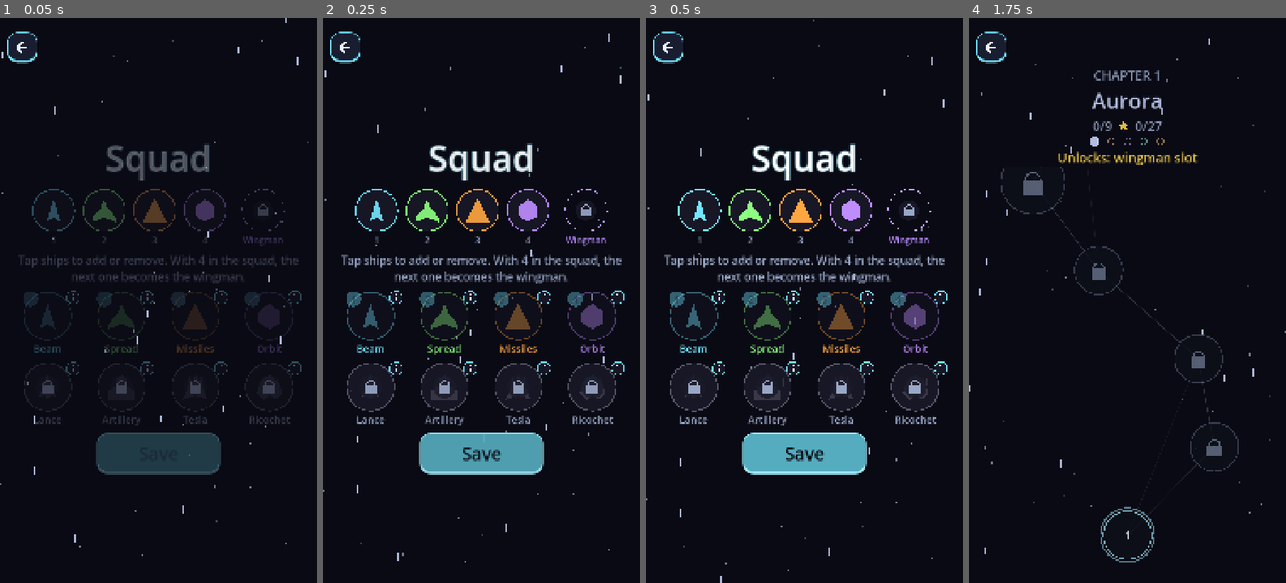
Above: before the commit, frames 1-4 (left to right).
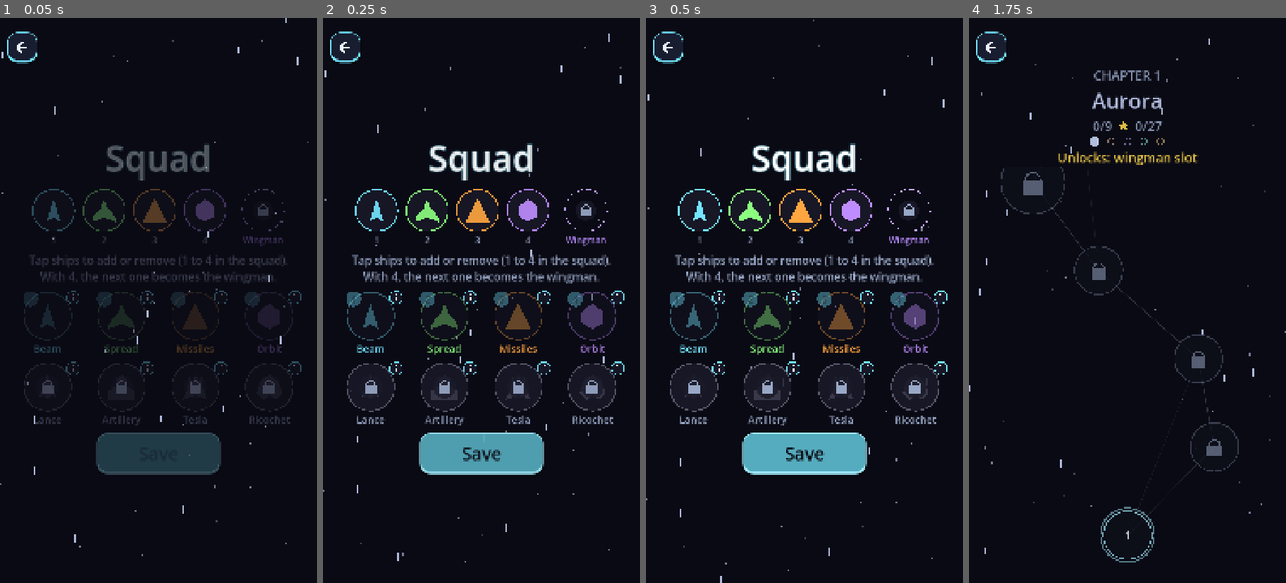
Above: after the commit, the same moments.

Repository: GDPonsoni/Nucleon-Squad-3D
Game: Godot game, scene res://scenes/squad.tscn
Same seed, same stepped clock (60 frames per second), same inputs: the game is played once before the commit and once after it. This scene is started directly instead of the project's main scene.
Inputs:
- Up to frame 1 (0.05 s): no input
- Up to frame 2 (0.25 s): no input
- Up to frame 3 (0.5 s): no input
- Up to frame 4 (1.75 s): click "Save" at 0.5 s; click "Play" at 1.25 s

The runs differ from the first frame. In frame 1, 0.8% of the frame differs, in the area x 5-95%, y 41-47%; in frame 2, 1.7%; in frame 3, 1.7%; in frame 4, nothing differs.

Commit message:
feat(player): esquadrão aceita de 1 a 4 naves
Co-Authored-By: Claude Sonnet 5.5 <noreply@anthropic.com>

Diff:
--- a/data/i18n/strings.csv
+++ b/data/i18n/strings.csv
@@ -49,7 +49,7 @@
 SHIP_ARTILLERY_DESC,Shells that explode in an area. Special: bombardment.,Projéteis que explodem em área. Especial: bombardeio.,Proyectiles que explotan en área. Especial: bombardeo.
 MENU_SQUAD,Squad,Esquadrão,Escuadrón
 SQUAD_TITLE,Squad,Esquadrão,Escuadrón
-SQUAD_HINT,"Tap ships to add or remove. With 4 in the squad, the next one becomes the wingman.","Toque nas naves para pôr ou tirar. Com 4 no esquadrão, a próxima vira a auxiliar.","Toca las naves para poner o quitar. Con 4 en el escuadrón, la siguiente será la auxiliar."
+SQUAD_HINT,"Tap ships to add or remove (1 to 4 in the squad). With 4, the next one becomes the wingman.","Toque nas naves para pôr ou tirar (de 1 a 4 no esquadrão). Com 4, a próxima vira a auxiliar.","Toca las naves para poner o quitar (de 1 a 4 en el escuadrón). Con 4, la siguiente será la auxiliar."
 SQUAD_SAVE,Save,Salvar,Guardar
 PLANET_4_NAME,Singularity,Singularidade,Singularidad
 BOSS_4_NAME,Hydra,Hidra,Hidra
--- a/scripts/core/save_game.gd
+++ b/scripts/core/save_game.gd
@@ -93,8 +93,8 @@
 	return record
 
 
-## Esquadrão escolhido na tela de esquadrão; sem escolha válida (ou com nave
-## bloqueada), o esquadrão inicial.
+## Esquadrão escolhido na tela de esquadrão (de 1 até Params.squad_size naves); sem escolha
+## válida (ou com nave bloqueada), o esquadrão inicial.
 func squad_formation() -> FormationData:
 	var roster := load(Params.roster_path) as FormationData
 	var formation := FormationData.new()
@@ -102,7 +102,7 @@
 		for body in roster.bodies:
 			if String(body.id) == id and is_ship_unlocked(body):
 				formation.bodies.append(body)
-	if formation.bodies.size() != Params.squad_size:
+	if formation.bodies.is_empty() or formation.bodies.size() > Params.squad_size:
 		return load(Params.formation_path) as FormationData
 	return formation
 
@@ -110,7 +110,8 @@
 func set_squad(bodies: Array[BodyData]) -> void:
 	squad = PackedStringArray()
 	for body in bodies:
-		squad.append(String(body.id))
+		if body != null:  # vagas livres ficam de fora; a ordem das escolhidas se mantém
+			squad.append(String(body.id))
 	save()
 
 
--- a/scripts/ui/squad_screen.gd
+++ b/scripts/ui/squad_screen.gd
@@ -342,7 +342,8 @@
 		_cell_icons[i].number = slot + 1 if slot >= 0 else 0
 		_cell_icons[i].auxiliary = slot == AUX_SLOT
 		_cell_icons[i].self_modulate.a = Params.squad_chosen_alpha if slot != OUTSIDE else 1.0
-	_save_button.disabled = _chosen.has(null)
+	# Basta 1 nave no esquadrão (as outras vagas podem ficar livres)
+	_save_button.disabled = _chosen.count(null) == _chosen.size()
 
 
 func _on_save_pressed() -> void:
--- a/tests/test_suite.gd
+++ b/tests/test_suite.gd
@@ -483,3 +483,17 @@
 	check(tuned.phases.back().hp_ratio == Params.balance.boss_enrage_ratio, "fúria na fração configurada")
 	check(not tuned.phases.back().special_moment, "fúria não rearma o momento de especial")
 	check(tuned.phases.back().attacks[0].interval <= data.phases.back().attacks[0].interval, "ataques da fúria não ficam mais lentos")
+
+
+## Esquadrão de 1 a 4 naves: salva só as escolhidas (sem vagas livres) e rejeita 0.
+func test_flexible_squad() -> void:
+	var save: Node = _fresh_save()
+	var roster := load(Params.roster_path) as FormationData
+	save.set_squad([null, roster.bodies[2], null, null] as Array[BodyData])
+	check(save.squad.size() == 1, "vagas livres não entram no save")
+	check(save.squad_formation().bodies.size() == 1 and save.squad_formation().bodies[0] == roster.bodies[2], "esquadrão de 1 nave vale")
+	save.set_squad([roster.bodies[0], roster.bodies[1]] as Array[BodyData])
+	check(save.squad_formation().bodies.size() == 2, "esquadrão de 2 naves vale")
+	save.set_squad([] as Array[BodyData])
+	check(save.squad_formation().bodies.size() == Params.squad_size, "sem nenhuma: volta ao esquadrão inicial")
+	save.free()
--- a/tests/ui_smoke.gd
+++ b/tests/ui_smoke.gd
@@ -425,7 +425,7 @@
 	scene.call("_on_ship_pressed", spares[0])  # esquadrão cheio: vira auxiliar
 	ok = ok and scene.get("_companion") == spares[0]
 	scene.call("_on_ship_pressed", first)  # tira do esquadrão
-	ok = ok and scene.get("_chosen")[0] == null and (scene.get("_save_button") as Button).disabled
+	ok = ok and scene.get("_chosen")[0] == null and not (scene.get("_save_button") as Button).disabled  # 1 nave basta
 	scene.call("_on_ship_pressed", spares[1])  # volta a encher a vaga 1
 	ok = ok and scene.get("_chosen")[0] == spares[1] and not (scene.get("_save_button") as Button).disabled
 	scene.call("_on_ship_pressed", spares[2])  # tudo cheio: recusa
Not shown, changed: docs/ESTADO_ATUAL.md
